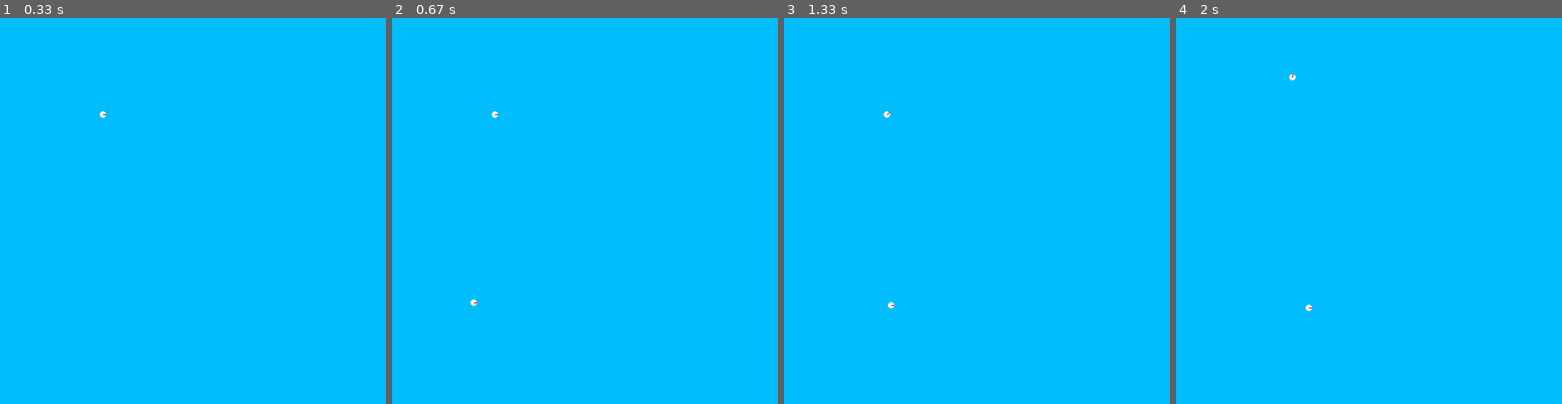
Above: before the commit, frames 1-4 (left to right).
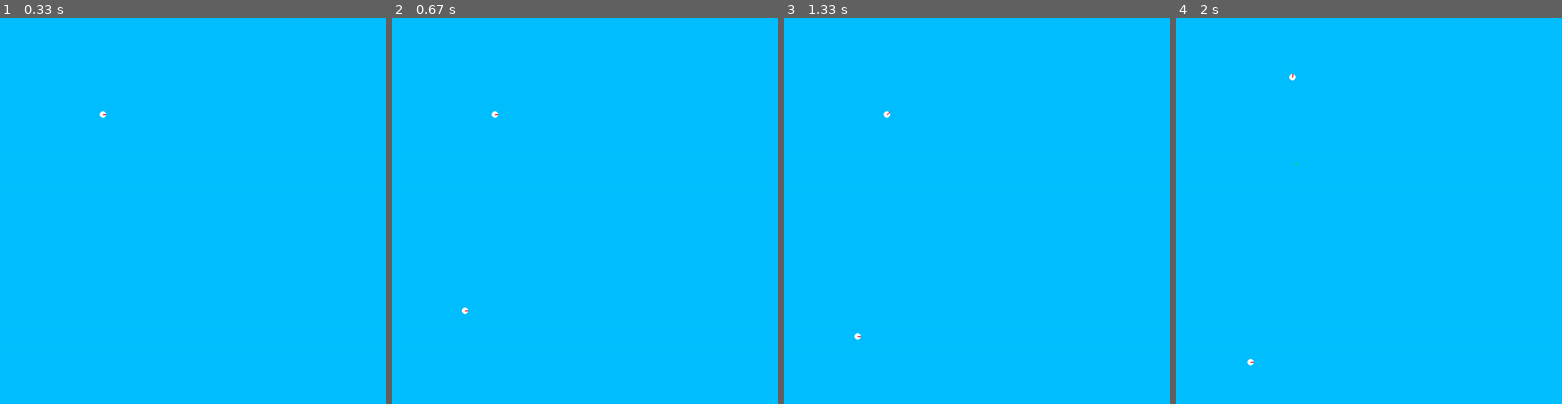
Above: after the commit, the same moments.

Repository: jjauzion/evolve
Game: pygame game, started from main.py
Two runs of this game, one before a commit and one after it. Both use one fixed random seed, a clock stepped at 60 frames per second and the inputs below.
Inputs (mouse positions are in pixels of both pictures, inside the frame that each line leads up to):
- Up to frame 1 (0.33 s): no input
- Up to frame 2 (0.67 s): right-click (465, 299) at 0.38 s
- Up to frame 3 (1.33 s): press the mouse at (888, 114) at 0.7 s; move the mouse to (865, 218) at 0.8 s; release the mouse at (841, 322) at 0.93 s; hold Right from 1 s (still down)
- Up to frame 4 (2 s): release Right at 1.47 s; hold Up 1.5-1.8 s; hold Right from 1.83 s (still down)

Frame 1 is identical in both runs. In frame 2, less than 0.1% of the frame differs, in the area x 18-22%, y 72-77%; in frame 3, less than 0.1%; in frame 4, less than 0.1%, in the area x 18-36%, y 37-90%.

Commit message:
food generator added

Diff:
--- a/src/entity/Food.py
+++ b/src/entity/Food.py
@@ -1,24 +1,19 @@
-import pygame
-
-from src.component import Position
-from src.component import Physic
-from src.component import Health
 from src import module_fct
+from src import entity
 
 
-class Food(pygame.sprite.Sprite):
+class Food(entity.Cell):
 
-    def __init__(self, cell_id, position, size, life, regen, ageing_factor, ageing_start):
-        pygame.sprite.Sprite.__init__(self)
-        self.id = cell_id
-        self.position = Position.Position(position)
-        self.physic = Physic.Physic(size)
-        self.health = Health.Health(life, regen, ageing_factor, ageing_start)
-        self.image, self.rect = module_fct.create_food_image(color=(0, 255, 0), width=5, height=5)
+    def __init__(self, cell_id, position):
+        super().__init__(cell_id=cell_id,
+                         position=position,
+                         size=5,
+                         vector=(0, 0),
+                         life=100,
+                         regen=0,
+                         ageing_factor=100,
+                         ageing_start=5,
+                         energy_max=1)
+        self.image, self.rect = module_fct.create_food_image(
+            color=(0, 255, 0), width=self.physic.size, height=self.physic.size)
         self.rect.center = position
-
-    def __str__(self):
-        return "Cell {}: life : [{}]".format(self.id, self.health.life)
-
-    def update(self, *args):
-        self.rect.center = self.position.get_position()
--- a/src/entity/__init__.py
+++ b/src/entity/__init__.py
@@ -0,0 +1,2 @@
+from .Cell import Cell
+from .Food import Food
--- a/src/system/Death.py
+++ b/src/system/Death.py
@@ -1,8 +1,8 @@
 
 class Death:
 
-    def death(self, entity_list):
+    def death(self, entity_list, cycle=None):
         dead_entity_list = [ent for ent in entity_list if hasattr(ent, "health") and ent.health.life <= 0]
         for entity in dead_entity_list:
-            print("<RIP> ---- Cell {} has died at the age of {} ---- <RIP>".format(entity.id, entity.health.age))
+            print(f'{cycle} | <RIP> ---- Cell {entity.id} has died at the age of {entity.health.age} ---- <RIP>')
             entity.kill()
--- /dev/null
+++ b/src/system/FoodGenerator.py
@@ -0,0 +1,22 @@
+import random
+
+from src import entity
+
+
+class FoodGenerator:
+
+    def __init__(self, proba=0.9, seed=None):
+        random.seed(seed)
+        self.proba = proba
+
+    def generate(self, universe, cycle):
+        nb = random.random()
+        if nb < self.proba:
+            print(f'nb= {nb} | proba = {self.proba}')
+            x = random.randint(0, universe.size[0])
+            y = random.randint(0, universe.size[1])
+            ent_id = universe.get_new_id()
+            new_food = entity.Food(ent_id, (x, y))
+            universe.all_sprite.add(new_food)
+            universe.living_entity.add(new_food)
+            print(f'{cycle} | New food {new_food.id} generated')
--- a/src/system/Game.py
+++ b/src/system/Game.py
@@ -10,6 +10,7 @@
 from src.system import EnergySystem
 from src.system import Death
 from src.system import Collision
+from src.system import FoodGenerator
 from src import module_fct
 from src.constant import *
 
@@ -28,12 +29,13 @@
     def __init__(self, screen):
         self.screen = screen
         self.cycle = 0
-        self.universe = Universe.Universe()
+        self.universe = Universe.Universe(size=SCREEN_SIZE)
         self.move = Move.Move(screen_size=SCREEN_SIZE)
         self.death = Death.Death()
         self.health_system = HealthSystem.HealthSystem()
         self.energy_system = EnergySystem.EnergySystem()
         self.collision = Collision.Collision()
+        self.food_generator = FoodGenerator.FoodGenerator(proba=0.01)
         self.background = pygame.Surface(screen.get_size()).convert()
         self.background.fill((0, 191, 255))
         self.selected_cell = None
@@ -68,9 +70,6 @@
                 if module_fct.coord_in_rect(event.pos, cell.rect):
                     self.selected_cell = cell
                     print(f'Cell {cell.id} selected')
-                    # print(f'Old heading = {cell.velocity.get_heading_deg()}')
-                    # cell.change_heading(random.random() * 2 * math.pi)
-                    # print(f'New heading = {cell.velocity.get_heading_deg()}')
         elif self.selected_cell is not None and event.type == const.KEYDOWN and event.key in direction_key:
             if event.key == const.K_UP:
                 self.selected_cell.acceleration.increase_norm(1)
@@ -93,10 +92,11 @@
         self.energy_system.update_energy(entity_list=self.universe.living_entity)
         self.health_system.update_health(entity_list=self.universe.living_entity)
         self.health_system.ageing(entity_list=self.universe.living_entity, cycle=self.cycle)
-        self.death.death(self.universe.living_entity)
-        for cell in self.universe.all_sprite:
+        self.death.death(self.universe.living_entity, self.cycle)
+        for cell in self.universe.living_entity:
             self.collision.collision_with_list(cell, self.universe.all_sprite)
         self.move.move_entity(self.universe.all_sprite)
+        self.food_generator.generate(self.universe, cycle=self.cycle)
         self.update_screen()
         self.cycle += 1
         for event in pygame.event.get():
--- a/src/system/HealthSystem.py
+++ b/src/system/HealthSystem.py
@@ -5,14 +5,12 @@
 
     def ageing(self, entity_list, cycle):
         if cycle % CYCLE_IN_YEAR == 0:
-            entity_list = [ent for ent in entity_list if hasattr(ent, "health")]
             for entity in entity_list:
                 entity.health.age += 1
                 if entity.health.ageing_start is not None and entity.health.age > entity.health.ageing_start:
                     entity.health.max_life -= entity.health.ageing_factor
 
     def update_health(self, entity_list):
-        # entity_list = [ent for ent in entity_list if hasattr(ent, "health")]
         for entity in entity_list:
             if entity.health.life < entity.health.max_life:
                 entity.health.life += entity.health.regen
--- a/src/system/Universe.py
+++ b/src/system/Universe.py
@@ -1,14 +1,15 @@
 import pygame
 import math
+import random
 
-from src.entity import Cell
+from src import entity as ent
 from src.constant import *
 
 
 class Universe:
 
-    def __init__(self):
-        self.theta = 0
+    def __init__(self, size):
+        self.size = size
         self.last_id = 0
         self.all_sprite = pygame.sprite.RenderPlain()
         self.living_entity = pygame.sprite.Group()
@@ -21,25 +22,27 @@
                 .format(entity.id, entity.health.age, entity.health.life, str(entity.position))
         return string
 
-    def _get_new_id(self):
+    def get_new_id(self):
         self.last_id += 1
+        if self.last_id > MAX_ENTITY:
+            raise RuntimeError(f'Max entity id number reached. No id recycling implemented yet...')
         return self.last_id
 
     def create_new_entity(self, position, size, speed_vect=(0, 0), life=CELL_INIT_LIFE,
                           regen=0, ageing_factor=CELL_AGEING_FACTOR, ageing_start=CELL_AGEING_START,
                           energy_max=100):
         if not speed_vect:
-            x = math.cos(self.theta)
-            y = math.sin(self.theta)
+            heading = random.random() * 2 * math.pi
+            x = math.cos(heading)
+            y = math.sin(heading)
             speed_vect = (x, y)
-        new = Cell.Cell(cell_id=self._get_new_id(), position=position, size=size, vector=speed_vect, life=life,
-                        regen=regen, ageing_factor=ageing_factor, ageing_start=ageing_start, energy_max=energy_max)
+        new = ent.Cell(cell_id=self.get_new_id(), position=position, size=size, vector=speed_vect, life=life,
+                       regen=regen, ageing_factor=ageing_factor, ageing_start=ageing_start, energy_max=energy_max)
         print(f'new cell polar vect = {new.velocity.polar_vector}')
         self.all_sprite.add(new)
         self.living_entity.add(new)
-        self.theta += 0.1 if self.theta <= 2 * math.pi else -self.theta
 
     def add_entity(self, entity):
-        if not isinstance(entity, Cell.Cell):
+        if not isinstance(entity, ent.Cell):
             raise TypeError("{} is not an instance of Cell".format(entity))
         self.all_sprite.add(entity)
